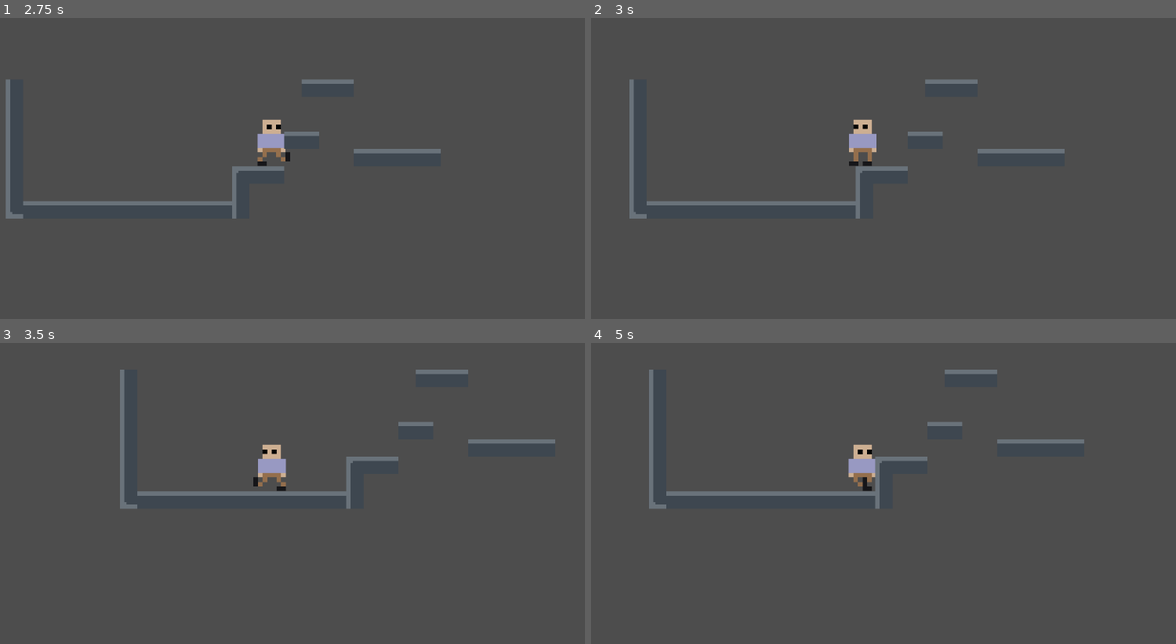
Above: before the commit, frames 1-4 (two rows, left to right).
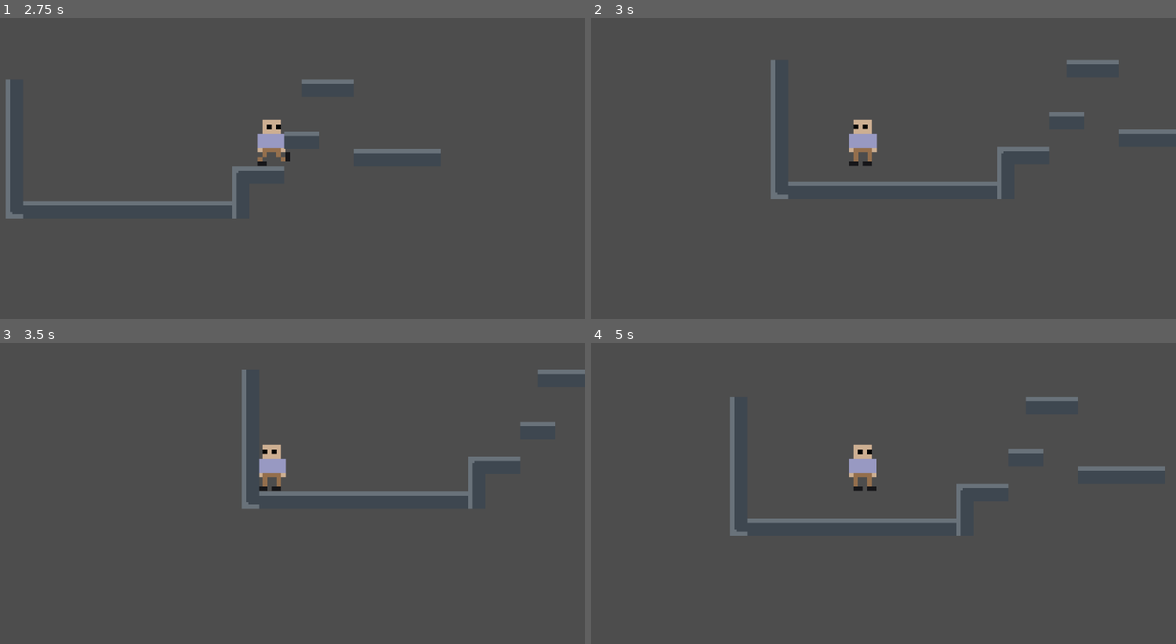
Above: after the commit, the same moments.

Repository: VehvilainenPooki/ModeGame
Game: Godot game, scene res://Main.tscn
Same seed, same stepped clock (60 frames per second), same inputs: the game is played once before the commit and once after it.
Inputs:
- Up to frame 1 (2.75 s): click "Play" at 0.5 s; tap Enter (ui_accept) at 1.25 s; hold Right (ui_right) from 1.28 s (still down); tap 1 (MODE_JUMP) at 1.52, 2.27 s
- Up to frame 2 (3 s): tap R (Reset, bound only after the commit) at 2.75 s; release Right (ui_right) at 2.78 s; hold Left (ui_left) from 2.78 s (still down)
- Up to frame 3 (3.5 s): keep holding Left (ui_left)
- Up to frame 4 (5 s): release Left (ui_left) at 3.53 s; hold Right (ui_right) from 3.53 s (still down); tap 1 (MODE_JUMP) at 3.77, 4.52 s; tap R (Reset, bound only after the commit) at 4.9 s

Frame 1 is identical in both runs. In frame 2, 2.8% of the frame differs, in the area x 6-100%, y 14-67%; in frame 3, 2.6%; in frame 4, 3.2%, in the area x 9-99%, y 8-65%.

Commit message:
Functionality for resetting a level

Diff:
--- a/Levels/Level1.gd
+++ b/Levels/Level1.gd
@@ -5,7 +5,9 @@
 func _ready():
 	pass # Replace with function body.
 
-
+func _input(event):
+	if event.is_action_pressed("Reset"):
+		get_tree().reload_current_scene()
 # Called every frame. 'delta' is the elapsed time since the previous frame.
 func _process(delta):
 	pass
--- a/project.godot
+++ b/project.godot
@@ -22,6 +22,11 @@
 "events": [Object(InputEventKey,"resource_local_to_scene":false,"resource_name":"","device":-1,"window_id":0,"alt_pressed":false,"shift_pressed":false,"ctrl_pressed":false,"meta_pressed":false,"pressed":false,"keycode":0,"physical_keycode":49,"key_label":0,"unicode":49,"echo":false,"script":null)
 ]
 }
+Reset={
+"deadzone": 0.5,
+"events": [Object(InputEventKey,"resource_local_to_scene":false,"resource_name":"","device":-1,"window_id":0,"alt_pressed":false,"shift_pressed":false,"ctrl_pressed":false,"meta_pressed":false,"pressed":false,"keycode":0,"physical_keycode":82,"key_label":0,"unicode":114,"echo":false,"script":null)
+]
+}
 
 [rendering]
 
